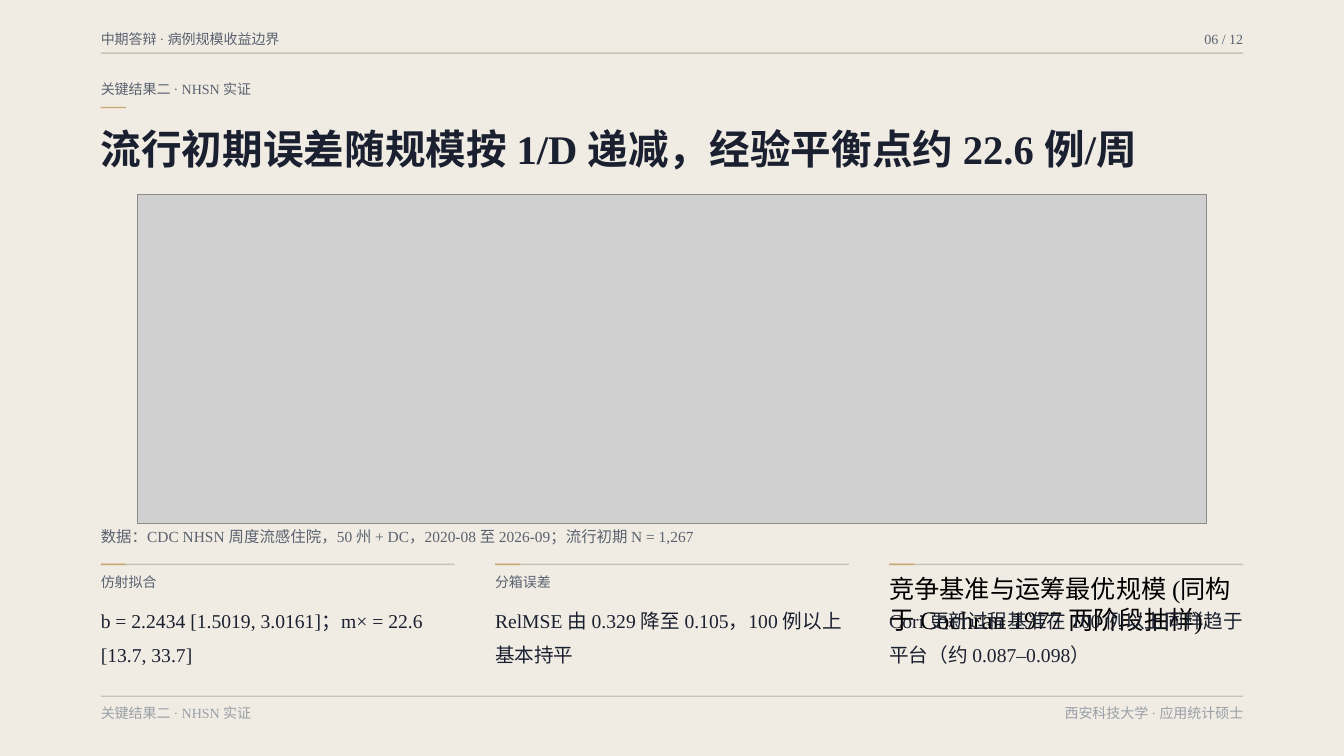
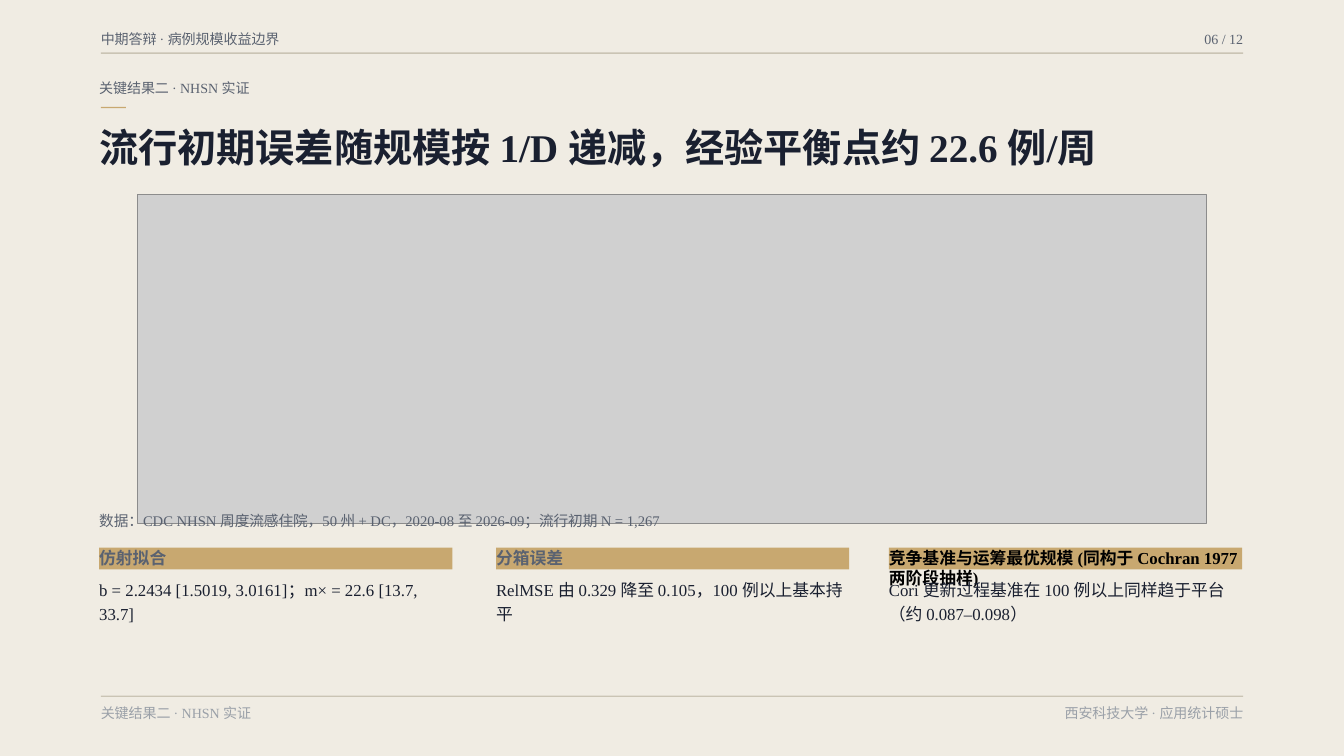
Before and after one commit to wangchi2068/case-count-inference-bottleneck, a slide deck: slide 6 of 中期答辩_精修版.pptx. Drawn at 1344x756 pixels with LibreOffice and Linux fonts; fonts in the diff are those of the drawing; grey boxes stand for pictures. Boxes give left, top, right and bottom in pixels: in the first picture for what was removed or moved away, otherwise in the second. Text is boxed around its words. In the diff, an @@ line names an element or a change of style, - is before the commit and + after.

Commit message:
Harmonize typographic hierarchy and spatial alignment across all slides in defense presentation

```diff
--- a/中期答辩_精修版.pptx
+++ b/中期答辩_精修版.pptx
@@ text "流行初期误差随规模按 1/D 递减，经验平衡点约 22.6 例/周" at [99, 128, 1097, 167]: size 29 to 28 pt @@
@@ text "数据：CDC NHSN 周度流感住院，50 州 + ...": place and size @@
-text "数据：CDC NHSN 周度流感住院，50 州 + ..." at [101, 529, 694, 544]
+text "数据：CDC NHSN 周度流感住院，50 州 + ..." at [99, 512, 660, 528]
@@ text "数据：CDC NHSN 周度流感住院，50 州 + ..." at [99, 512, 660, 528]: size 11 to 10.5 pt @@
@@ 3 texts: place and size @@
-3 texts at [101, 575, 1242, 634]
+3 texts at [99, 547, 1238, 589]
@@ text "仿射拟合" at [99, 547, 166, 566]: size 10 to 12 pt, bold on @@
@@ rectangle: place and size @@
-rectangle at [101, 564, 126, 565]
+rectangle at [99, 547, 452, 570]
@@ rectangle removed at [101, 564, 455, 565] @@
@@ rectangle removed at [495, 564, 849, 565] @@
@@ text "分箱误差" at [496, 547, 563, 566]: size 10 to 12 pt, bold on @@
@@ rectangle: place and size @@
-rectangle at [495, 564, 520, 565]
+rectangle at [496, 547, 849, 570]
@@ text "竞争基准与运筹最优规模 (同构于 Cochran 1977 两阶段抽样)" at [889, 547, 1238, 589]: size 18 to 12 pt, bold on @@
@@ rectangle: place and size @@
-rectangle at [889, 564, 914, 565]
+rectangle at [889, 547, 1242, 570]
@@ rectangle removed at [889, 564, 1243, 565] @@
@@ size 14 to 12 pt; line spacing 1.45 to 1.2 in 3 elements at [496, 582, 843, 622], [889, 579, 1225, 622], [99, 584, 418, 623] @@
@@ text "b = 2.2434 [1.5019, 3.0161]；m× ...": place and size @@
-text "b = 2.2434 [1.5019, 3.0161]；m× ..." at [101, 614, 422, 665]
+text "b = 2.2434 [1.5019, 3.0161]；m× ..." at [99, 584, 418, 623]
@@ text "RelMSE 由 0.329 降至 0.105，100 ...": place and size @@
-text "RelMSE 由 0.329 降至 0.105，100 ..." at [495, 611, 842, 664]
+text "RelMSE 由 0.329 降至 0.105，100 ..." at [496, 582, 843, 622]
@@ text "Cori 更新过程基准在 100 例以上同样趋于平台（约 0.087–0.098）": place and size @@
-text "Cori 更新过程基准在 100 例以上同样趋于平台（约 0.087–0.098）" at [889, 608, 1242, 664]
+text "Cori 更新过程基准在 100 例以上同样趋于平台（约 0.087–0.098）" at [889, 579, 1225, 622]
```
Also in this commit, not shown: 9 other slides changed, 1 other file.
